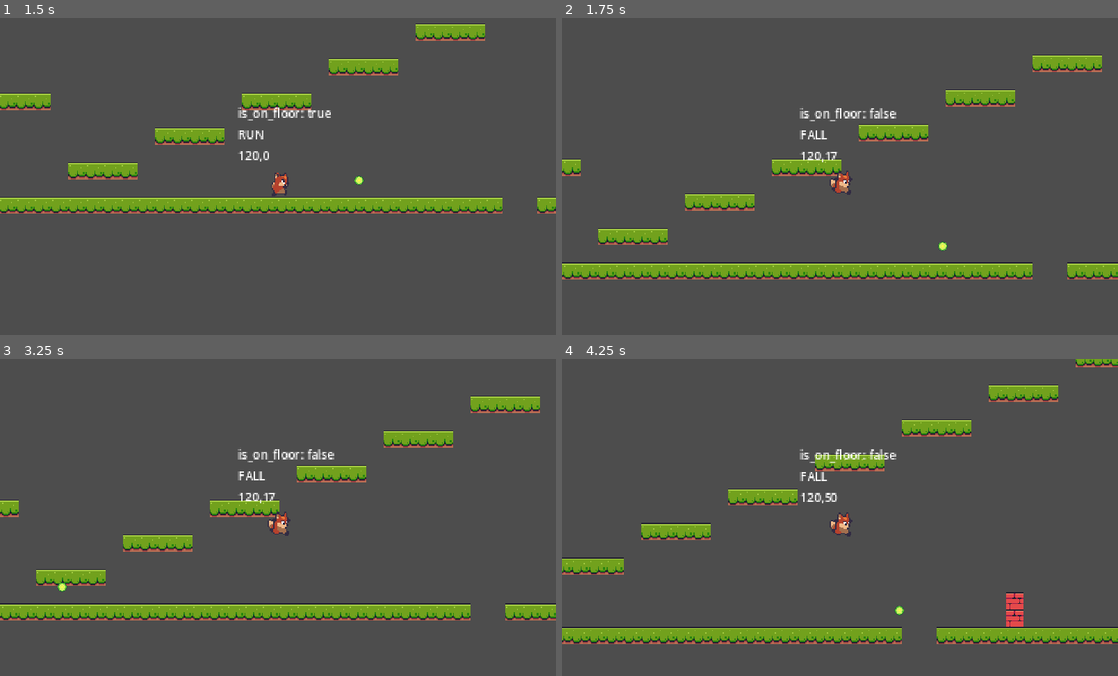
Above: before the commit, frames 1-4 (two rows, left to right).
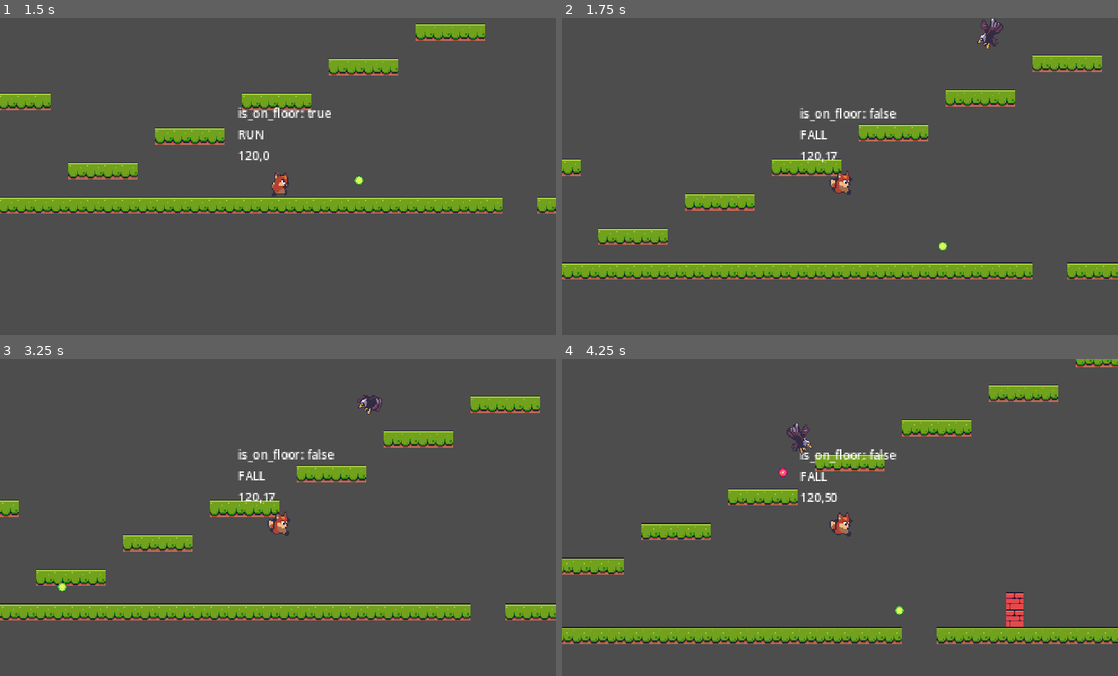
Above: after the commit, the same moments.

Repository: leobewater/godot-foxy-antics
Game: Godot game, scene res://level_base/level_base.tscn
Two runs of this game, one before a commit and one after it. Both use one fixed random seed, a clock stepped at 60 frames per second and the inputs below. The project has no main scene, so this scene is started directly.
Inputs:
- Up to frame 1 (1.5 s): hold Right (right) from 0.53 s (still down); tap Ctrl (shoot) at 0.6, 1.35 s; tap Space (jump) at 0.77 s
- Up to frame 2 (1.75 s): keep holding Right (right); tap Space (jump) at 1.52 s
- Up to frame 3 (3.25 s): release Right (right) at 2.03 s; hold Left (left) 2.03-2.78 s; tap Ctrl (shoot) at 2.1, 2.85 s; hold Right (right) from 2.78 s (still down); tap Space (jump) at 3.02 s
- Up to frame 4 (4.25 s): keep holding Right (right); tap Ctrl (shoot) at 3.6 s; tap Space (jump) at 3.77 s

Frame 1 is identical in both runs. In frame 2, 0.3% of the frame differs, in the area x 74-80%, y 0-10%; in frame 3, 0.2%; in frame 4, 0.3%, in the area x 38-45%, y 20-38%.

Commit message:
fix eagle ray cast player detector collide with area

Diff:
--- a/enemies/eagle/eagle.gd
+++ b/enemies/eagle/eagle.gd
@@ -3,6 +3,8 @@
 @onready var animated_sprite_2d = $AnimatedSprite2D
 @onready var player_detector = $PlayerDetector
 @onready var direction_timer = $DirectionTimer
+@onready var shooter = $Shooter
+
 
 const FLY_SPEED: Vector2 = Vector2(35, 15)
 
@@ -13,6 +15,12 @@
 	super._physics_process(delta)
 	velocity = _fly_direction
 	move_and_slide()
+	shoot()
+
+
+func shoot() -> void:
+	if player_detector.is_colliding():
+		shooter.shoot(global_position.direction_to(_player_ref.global_position))
 
 
 # set the flying direction based on player's x position
--- a/enemies/eagle/eagle.tscn
+++ b/enemies/eagle/eagle.tscn
@@ -1,8 +1,9 @@
-[gd_scene load_steps=11 format=3 uid="uid://dx52pjqynsxmi"]
+[gd_scene load_steps=12 format=3 uid="uid://dx52pjqynsxmi"]
 
 [ext_resource type="PackedScene" uid="uid://tn164k3xtu6q" path="res://enemies/enemy_base/enemy_base.tscn" id="1_g8ru3"]
 [ext_resource type="Texture2D" uid="uid://cv43f82o7ghdf" path="res://assets/enemies/eagle/eagle-attack.png" id="2_aj8n6"]
 [ext_resource type="Script" path="res://enemies/eagle/eagle.gd" id="2_tmmbj"]
+[ext_resource type="PackedScene" uid="uid://tlsuo1h6vaiy" path="res://shooter/shooter.tscn" id="4_mgylw"]
 
 [sub_resource type="AtlasTexture" id="AtlasTexture_ur0h3"]
 atlas = ExtResource("2_aj8n6")
@@ -60,6 +61,9 @@
 
 [node name="PlayerDetector" type="RayCast2D" parent="." index="3"]
 target_position = Vector2(2.08165e-12, 200)
+collision_mask = 2
+collide_with_areas = true
+collide_with_bodies = false
 
 [node name="DirectionTimer" type="Timer" parent="." index="4"]
 wait_time = 3.0
@@ -67,4 +71,10 @@
 [node name="CollisionShape2D" type="CollisionShape2D" parent="HitBox" index="0"]
 shape = SubResource("CircleShape2D_qmh44")
 
+[node name="Shooter" parent="." index="6" instance=ExtResource("4_mgylw")]
+speed = 80.0
+life_span = 20.0
+bullet_key = 1
+shoot_delay = 2.0
+
 [connection signal="timeout" from="DirectionTimer" to="." method="_on_direction_timer_timeout"]
--- a/level_base/level_base.tscn
+++ b/level_base/level_base.tscn
@@ -1,9 +1,10 @@
-[gd_scene load_steps=7 format=3 uid="uid://bdmrwmjesfx8o"]
+[gd_scene load_steps=8 format=3 uid="uid://bdmrwmjesfx8o"]
 
 [ext_resource type="Script" path="res://level_base/level_base.gd" id="1_gjrkq"]
 [ext_resource type="Texture2D" uid="uid://bpiv1pl74okud" path="res://assets/tiles/Terrain (16x16).png" id="1_jpale"]
 [ext_resource type="PackedScene" uid="uid://cph6xskm1anvs" path="res://player_cam/player_cam.tscn" id="2_6wir8"]
 [ext_resource type="PackedScene" uid="uid://blvkdxh18qnmw" path="res://player/player.tscn" id="3_mxm1x"]
+[ext_resource type="PackedScene" uid="uid://dx52pjqynsxmi" path="res://enemies/eagle/eagle.tscn" id="7_n10da"]
 
 [sub_resource type="TileSetAtlasSource" id="TileSetAtlasSource_dkkex"]
 texture = ExtResource("1_jpale")
@@ -535,3 +536,6 @@
 
 [node name="Player" parent="." instance=ExtResource("3_mxm1x")]
 position = Vector2(209, -35)
+
+[node name="Eagle" parent="." instance=ExtResource("7_n10da")]
+position = Vector2(493, -228)
--- a/player/player.tscn
+++ b/player/player.tscn
@@ -151,7 +151,7 @@
 [node name="SoundPlayer" type="AudioStreamPlayer2D" parent="."]
 
 [node name="HitBox" type="Area2D" parent="."]
-collision_layer = 0
+collision_layer = 2
 collision_mask = 4
 
 [node name="CollisionShape2D" type="CollisionShape2D" parent="HitBox"]
